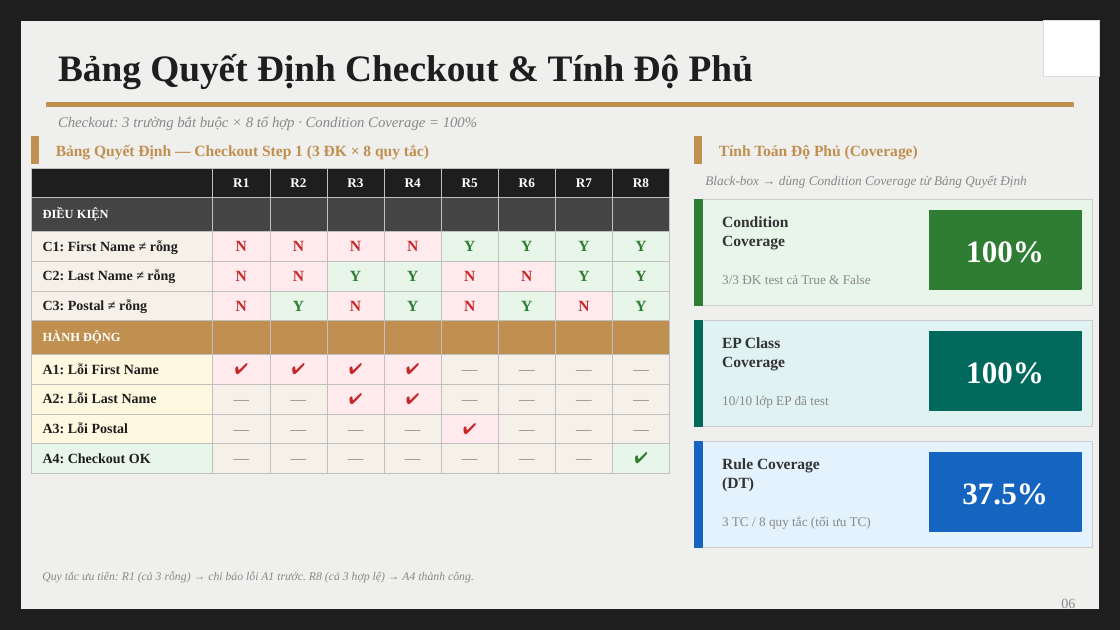
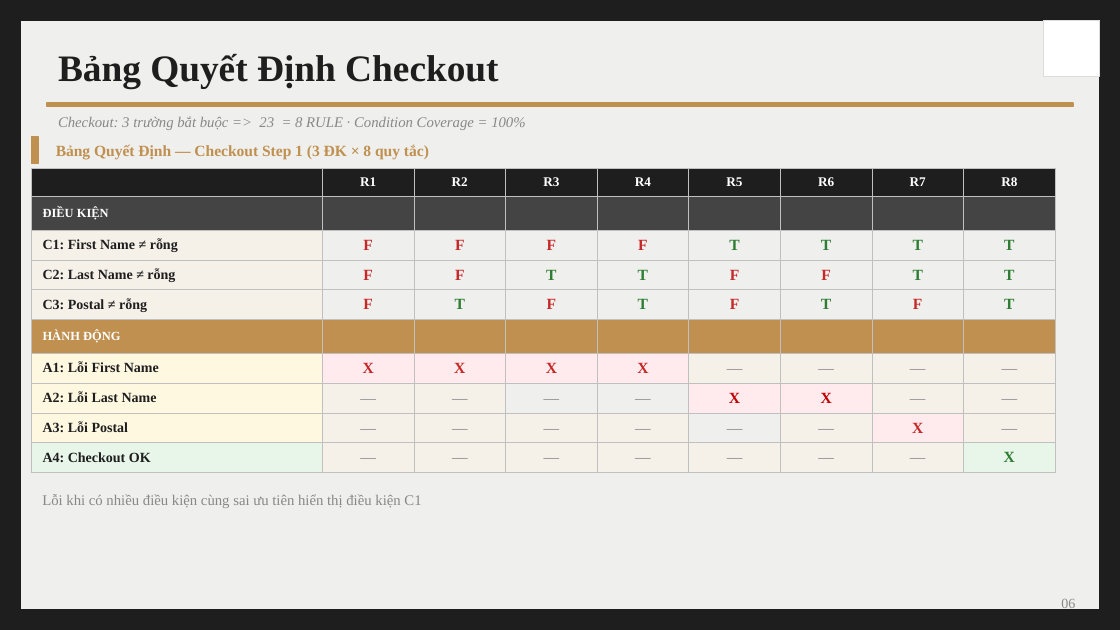
Before and after one commit to YenNhi0511/1150080069_CNPM1_TranDuongYenNhi_KiemThuPhanMem, a slide deck: slide 6 of Giua_Ky/Trần Dương Yến Nhi_Báo cáo kiểm thử.pptx. Drawn at 1120x630 pixels with LibreOffice and Linux fonts; fonts in the diff are those of the drawing. Boxes give left, top, right and bottom in pixels: in the first picture for what was removed or moved away, otherwise in the second. Text is boxed around its words. In the diff, an @@ line names an element or a change of style, - is before the commit and + after.

```diff
--- a/Giua_Ky/Trần Dương Yến Nhi_Báo cáo kiểm thử.pptx
+++ b/Giua_Ky/Trần Dương Yến Nhi_Báo cáo kiểm thử.pptx
@@ text at [58,54,498,88]: text changed @@
-Bảng Quyết Định Checkout & Tính Độ Phủ
+Bảng Quyết Định Checkout
@@ text at [58,116,525,130]: text changed @@
-Checkout: 3 trường bắt buộc × 8 tổ hợp · Condition Coverage = 100%
+Checkout: 3 trường bắt buộc => 23 = 8 RULE · Condition Coverage = 100%
@@ rectangle removed at [694,137,701,164] @@
@@ text removed at [719,145,918,159] @@
-Tính Toán Độ Phủ (Coverage)
@@ table at [31,168,1057,473] @@
-row 3: C1: First Name ≠ rỗng | N | N | N | N | Y | Y | Y | Y
+row 3: C1: First Name ≠ rỗng | F | F | F | F | T | T | T | T
-row 4: C2: Last Name ≠ rỗng | N | N | Y | Y | N | N | Y | Y
+row 4: C2: Last Name ≠ rỗng | F | F | T | T | F | F | T | T
-row 5: C3: Postal ≠ rỗng | N | Y | N | Y | N | Y | N | Y
+row 5: C3: Postal ≠ rỗng | F | T | F | T | F | T | F | T
-row 7: A1: Lỗi First Name | ✔ | ✔ | ✔ | ✔ | — | — | — | —
+row 7: A1: Lỗi First Name | X | X | X | X | — | — | — | —
-row 8: A2: Lỗi Last Name | — | — | ✔ | ✔ | — | — | — | —
+row 8: A2: Lỗi Last Name | — | — | — | — | X | X | — | —
-row 9, column 6: ✔
+row 9, column 6: —
-row 9, column 8: —
+row 9, column 8: X
-row 10, column 9: ✔
+row 10, column 9: X
@@ fill #FFEBEE to none in 15 cells @@
@@ fill #E8F5E9 to none in 12 cells @@
@@ fill #F5F0E8 to #FFEBEE in 3 cells @@
@@ table: place and size @@
-table at [31,168,670,467]
+table at [31,168,1057,473]
@@ text removed at [705,176,1026,188] @@
-Black-box → dùng Condition Coverage từ Bảng Quyết Định
@@ rectangle removed at [694,199,1092,306] @@
@@ rectangle removed at [694,199,702,306] @@
@@ text removed at [722,216,788,249] @@
-Condition
-Coverage
@@ rectangle removed at [930,211,1081,289] @@
@@ text removed at [966,241,1044,263] @@
-100%
@@ text removed at [722,275,871,284] @@
-3/3 ĐK test cả True & False
@@ rectangle removed at [694,320,1092,427] @@
@@ rectangle removed at [694,320,702,427] @@
@@ text removed at [722,337,785,370] @@
-EP Class
-Coverage
@@ rectangle removed at [930,332,1081,410] @@
@@ text removed at [966,362,1044,384] @@
-100%
@@ text removed at [722,396,828,408] @@
-10/10 lớp EP đã test
@@ rectangle removed at [694,441,1092,548] @@
@@ rectangle removed at [694,441,702,548] @@
@@ text removed at [722,458,820,491] @@
-Rule Coverage
-(DT)
@@ rectangle removed at [930,452,1081,531] @@
@@ text added at [42,494,421,508], 9.5 pt, text #888888 @@
+Lỗi khi có nhiều điều kiện cùng sai ưu tiên hiển thị điều kiện C1
@@ text removed at [962,483,1048,505] @@
-37.5%
@@ text removed at [722,516,871,529] @@
-3 TC / 8 quy tắc (tối ưu TC)
@@ text removed at [42,571,474,583] @@
-Quy tắc ưu tiên: R1 (cả 3 rỗng) → chỉ báo lỗi A1 trước. R8 (cả 3 hợp lệ) → A4 thành công.
```
Also in this commit, not shown: 4 other slides changed.
